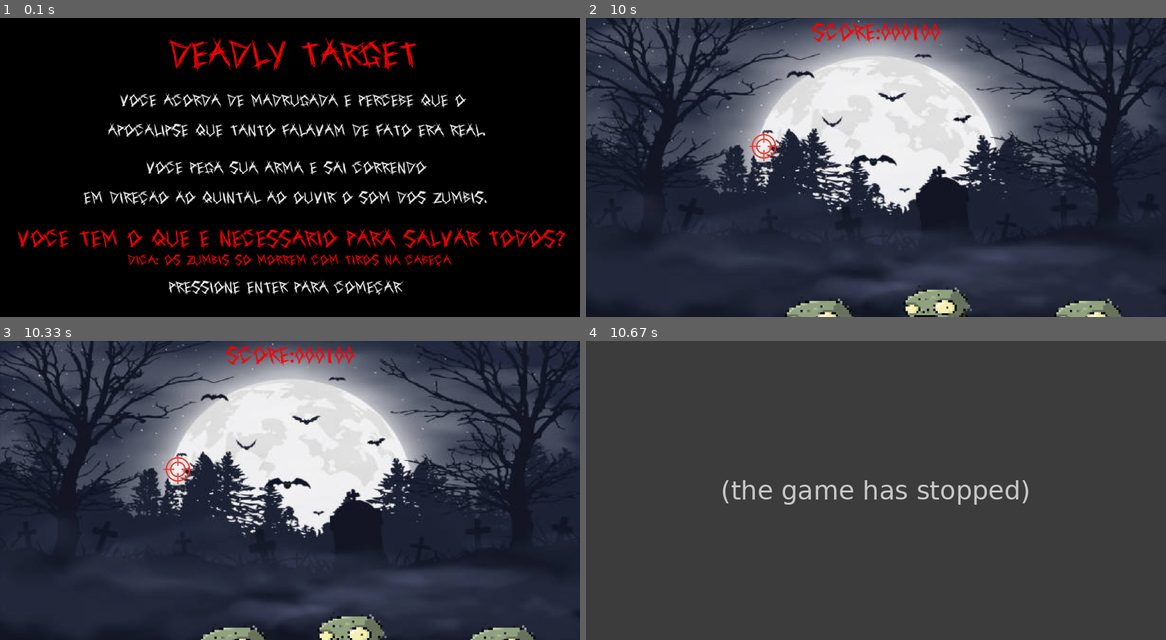
Above: before the commit, frames 1-4 (two rows, left to right).
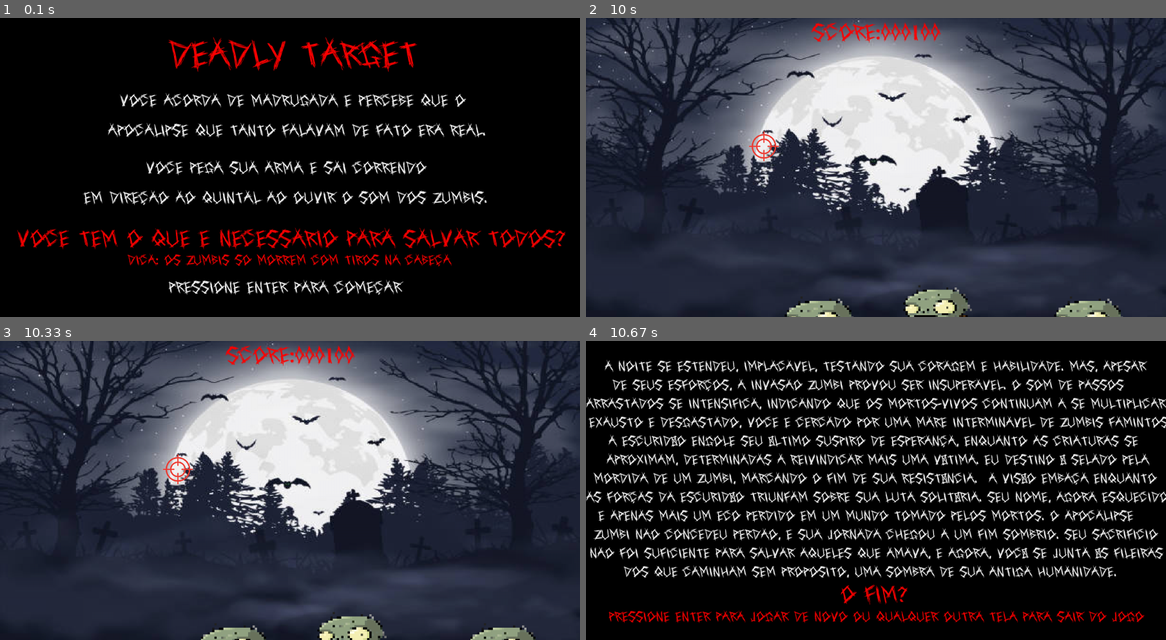
Above: after the commit, the same moments.

Repository: guibernstein/Pygame
Game: pygame game, started from JOGO.py
Two runs of this game, one before a commit and one after it. Both use one fixed random seed, a clock stepped at 60 frames per second and the inputs below.
Inputs (mouse positions are in pixels of both pictures, inside the frame that each line leads up to):
- Up to frame 1 (0.1 s): no input
- Up to frame 2 (10 s): tap Enter at 0.33 s; click (661, 137) at 0.72 s; click (899, 203) at 1.05 s; click (690, 209) at 1.38 s; click (1026, 56) at 1.72 s; click (1090, 269) at 2.05 s; click (928, 89) at 2.38 s; click (829, 149) at 2.72 s; click (974, 275) at 3.05 s; click (957, 206) at 3.38 s; click (1009, 167) at 3.72 s; click (754, 149) at 4.05 s; click (731, 212) at 4.38 s; click (678, 158) at 4.72 s; click (864, 272) at 5.05 s; click (986, 260) at 5.38 s; click (760, 53) at 5.72 s; click (876, 59) at 6.05 s; click (754, 173) at 6.38 s; click (1050, 89) at 6.72 s; click (881, 212) at 7.05 s; click (957, 212) at 7.38 s; click (847, 275) at 7.72 s; click (992, 149) at 8.05 s; click (806, 137) at 8.38 s; click (1055, 236) at 8.72 s; click (823, 74) at 9.05 s; click (893, 194) at 9.38 s; click (765, 146) at 9.72 s
- Up to frame 3 (10.33 s): no input
- Up to frame 4 (10.67 s): no input

Frames 1-3 are identical in both runs. In frame 4, 96% of the frame differs, in the area x 0-100%, y 0-100%.
Before the commit the program exited at 10.35 s; later frames show no game.

Commit message:
Som grito e tela final ruim

Diff:
--- a/JOGO.py
+++ b/JOGO.py
@@ -27,6 +27,9 @@
 
 som_bala = pygame.mixer.Sound('bala.mp3')
 som_bala.set_volume(0.1)
+
+som_grito = pygame.mixer.Sound("grito.mp3")
+som_grito.set_volume(0.4)
 
 class Zumbi(pygame.sprite.Sprite):
 
@@ -111,6 +114,41 @@
         mensagem("Pressione ENTER para começar", (255, 255, 255),(450, 700))
         pygame.display.update()
 
+def end_game():
+    fim = True
+
+    while fim:
+        for event in pygame.event.get():
+            if event.type == pygame.QUIT:
+                pygame.quit()
+                quit()
+            elif event.type == pygame.KEYDOWN:
+                if event.key == pygame.K_RETURN:
+                    inicio = True
+                    main()
+                else:
+                    pygame.quit()
+                    quit()
+        window.fill((0, 0, 0))
+        mensagem4("A noite se estendeu, implacavel, testando sua coragem e habilidade. Mas, apesar",(255,255,255),(50,50))
+        mensagem4("de seus esforços, a invasao zumbi provou ser insuperavel. O som de passos",(255,255,255),(70,100))
+        mensagem4("arrastados se intensifica, indicando que os mortos-vivos continuam a se multiplicar.",(255,255,255),(0,150))
+        mensagem4("Exausto e desgastado, voce e cercado por uma mare interminavel de zumbis famintos. ",(255,255,255),(5,200))
+        mensagem4("A escuridão engole seu último suspiro de esperança, enquanto as criaturas se",(255,255,255),(60,250))
+        mensagem4("aproximam, determinadas a reivindicar mais uma vítima. eu destino é selado pela",(255,255,255),(55,300))
+        mensagem4("mordida de um zumbi, marcando o fim de sua resistência.  A visão embaça enquanto",(255,255,255),(20,350))
+        mensagem4("as forças da escuridão triunfam sobre sua luta solitária. Seu nome, agora esquecido,",(255,255,255),(0,400))
+        mensagem4("e apenas mais um eco perdido em um mundo tomado pelos mortos. O apocalipse",(255,255,255),(30,450))
+        mensagem4("zumbi nao concedeu perdao, e sua jornada chegou a um fim sombrio. Seu sacrificio",(255,255,255),(20,500))
+        mensagem4("nao foi suficiente para salvar aqueles que amava, e agora, você se junta às fileiras",(255,255,255),(10,550))
+        mensagem4("dos que caminham sem proposito, uma sombra de sua antiga humanidade.",(255,255,255),(100,600))
+        mensagem2("O FIM?", (255,0,0), (680,650))
+        mensagem4("PRESSIONE ENTER PARA JOGAR DE NOVO OU QUALQUER OUTRA TELA PARA SAIR DO JOGO",(255,0,0), (60,720))
+
+
+
+        pygame.display.update()
+
 def main():
     game = True
     clock = pygame.time.Clock()
@@ -137,6 +175,7 @@
 
             if event.type == pygame.QUIT:
                 game = False
+                quit()
 
             elif event.type == pygame.MOUSEBUTTONDOWN:
                 som_bala.play()
@@ -162,7 +201,9 @@
 
         for zumbi in all_zumbis:
             if zumbi.rect.bottom >= HEIGHT:
+                som_grito.play()
                 game = False
+
 
         window.blit(background, (0, 0))
         all_sprites.draw(window)
@@ -174,7 +215,6 @@
 
         pygame.display.update()
 
-    pygame.quit()
-
 tela_inicial()
 main()
+end_game()
Not shown, added: grito.mp3
